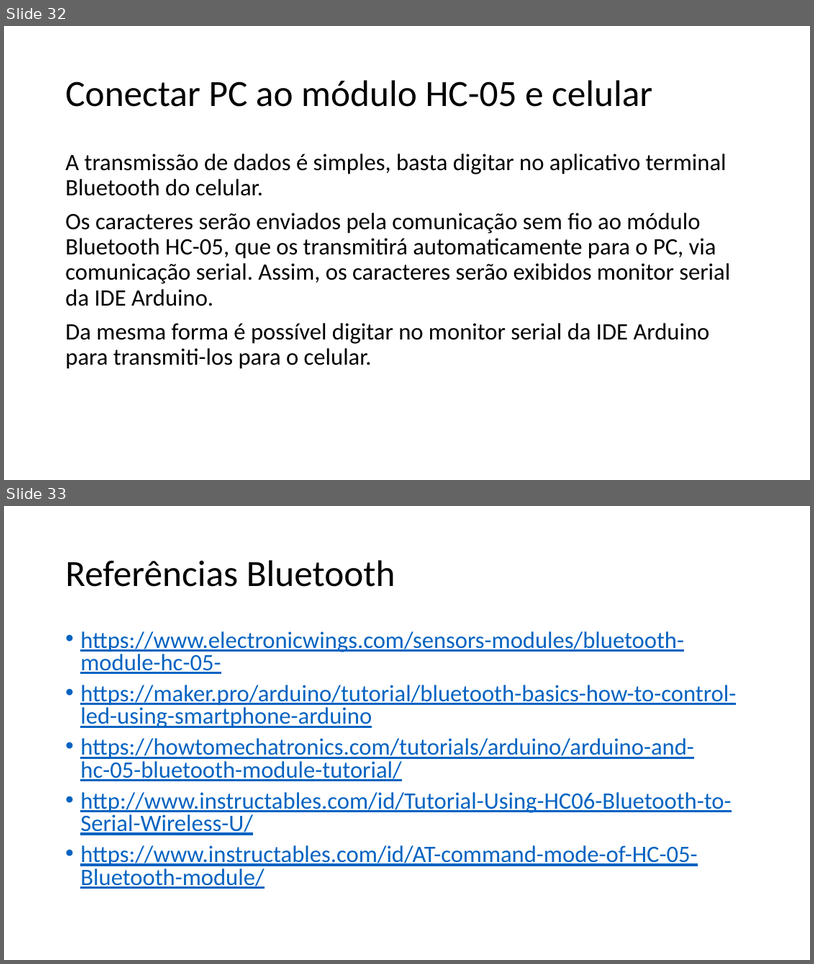
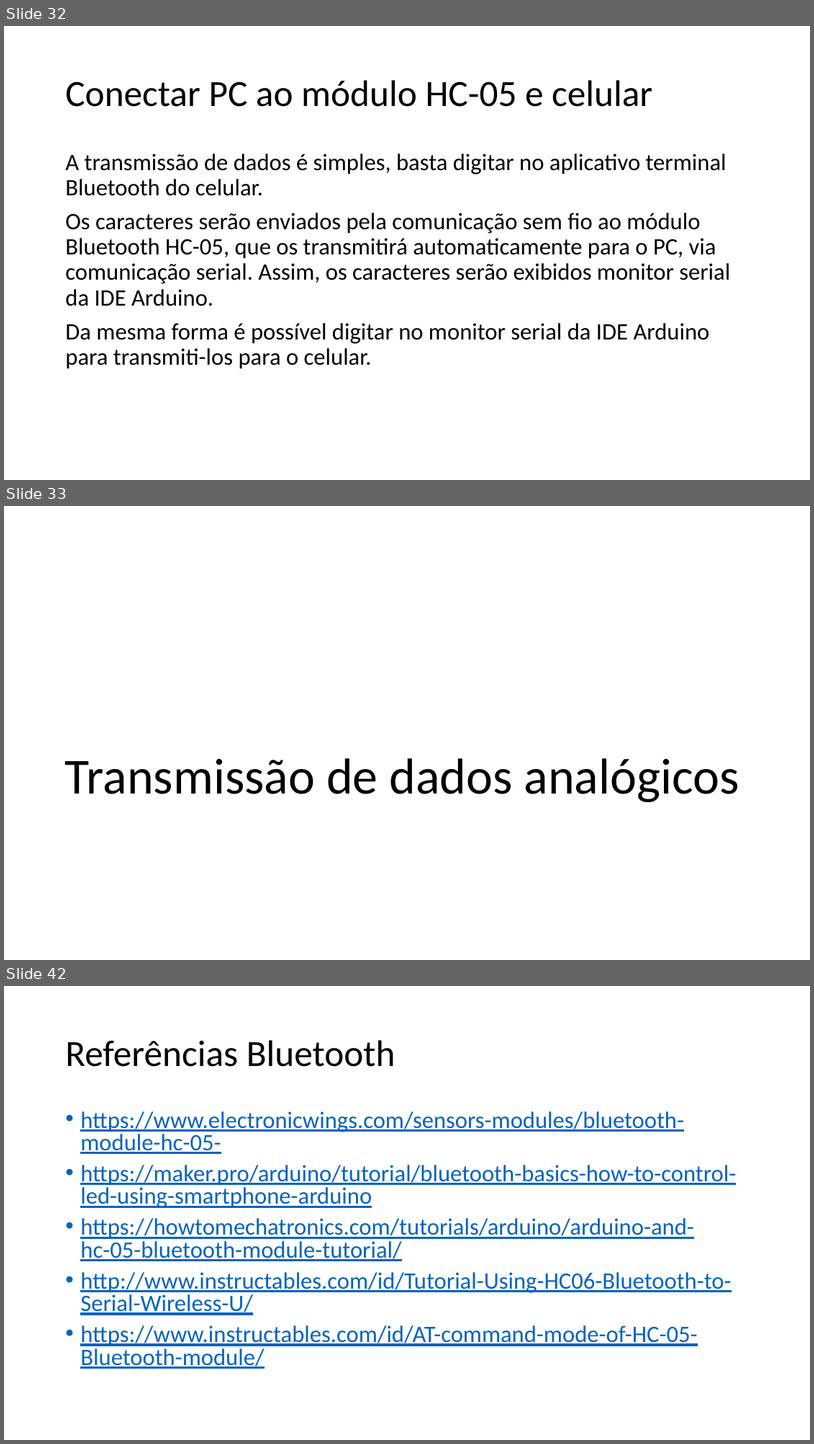
Before and after one commit to salmo-jr/public-slides, a slide deck: arduino-bluetooth.pptx. Shown one above the other, each under a label of ours: slides 32 and 33 before the commit, slides 32, 33 and 42 after it; the slides between them are not shown. The pictures are 814x964 and 814x1444 pixels, drawn with LibreOffice and Linux fonts; fonts in the diff are those of the drawing. Boxes give left, top, right and bottom in pixels: in the first picture for what was removed or moved away, otherwise in the second. Text is boxed around its words. In the diff, an @@ line names an element or a change of style, - is before the commit and + after.

```diff
--- a/arduino-bluetooth.pptx
+++ b/arduino-bluetooth.pptx
@@ slide 33 added at box(4, 506, 810, 960), background #FFFFFF @@
@@ title added at box(65, 758, 740, 802), 60 pt, text #000000 @@
+Transmissão de dados analógicos
@@ what was slide 33 is now slide 42 @@
```
Also in this commit, not shown: 1 slide changed, 8 other slides added, 1 other file.
